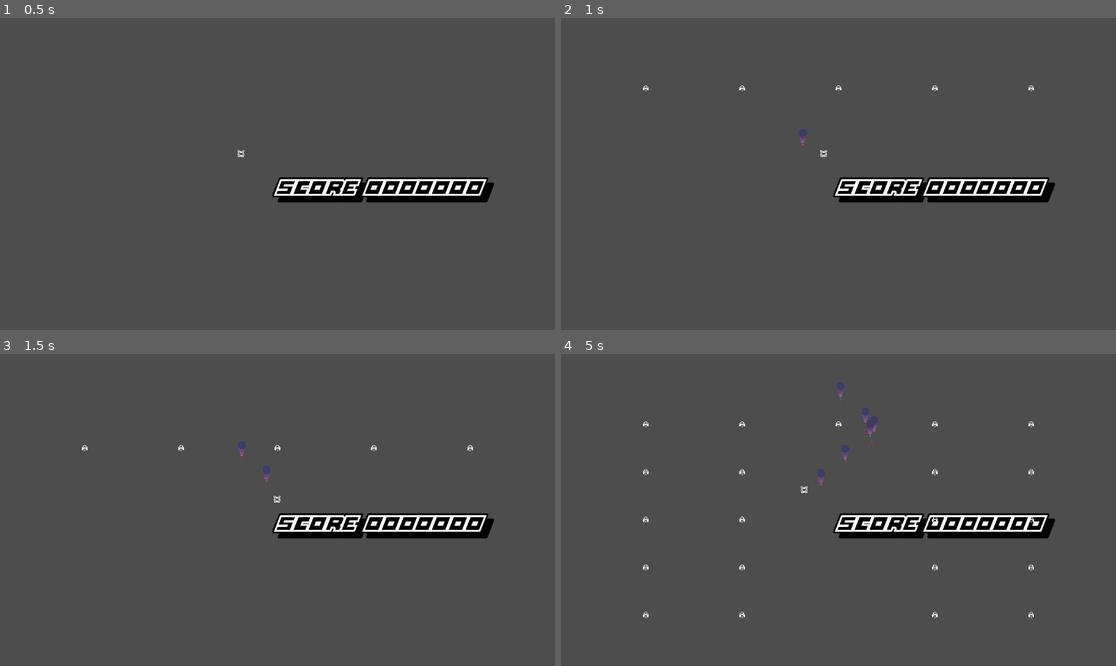
Above: before the commit, frames 1-4 (two rows, left to right).
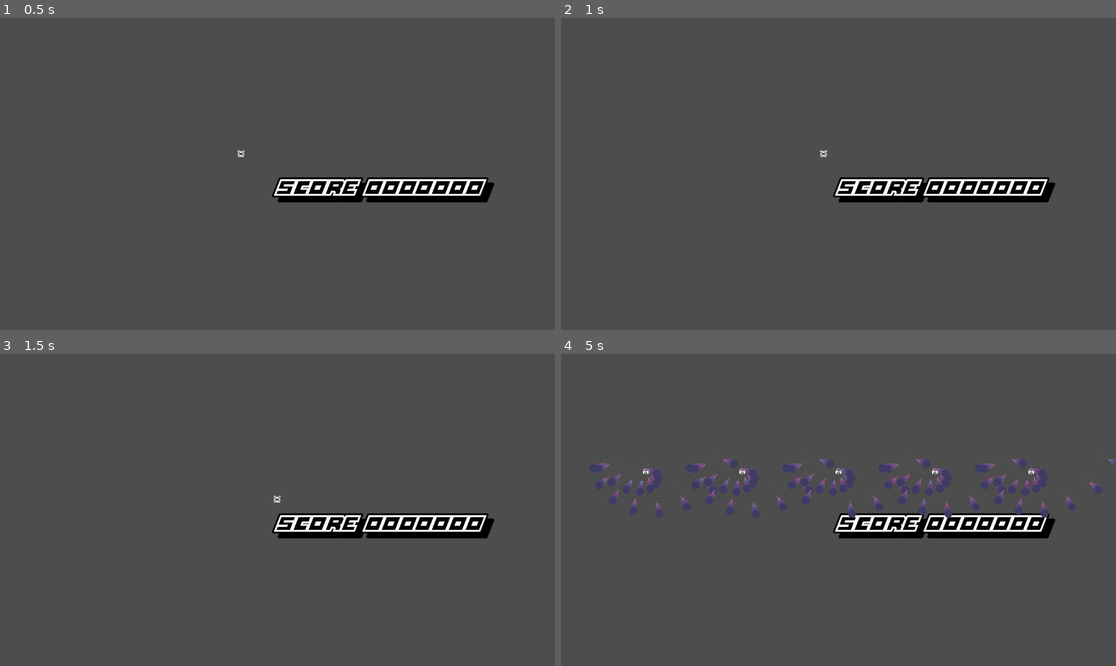
Above: after the commit, the same moments.

Repository: SuperGoon97/BulletJam6
Game: Godot game, scene res://Levels/level_test.tscn
Two runs of this game, one before a commit and one after it. Both use one fixed random seed, a clock stepped at 60 frames per second and the inputs below.
Inputs:
- Up to frame 1 (0.5 s): no input
- Up to frame 2 (1 s): tap Enter at 0.5 s; hold D (move_right) from 0.53 s (still down); hold Space (fire) from 0.53 s (still down)
- Up to frame 3 (1.5 s): release D (move_right) at 1.28 s; release Space (fire) at 1.28 s; hold S (move_down) from 1.28 s (still down); tap Space (fire) at 1.35 s
- Up to frame 4 (5 s): tap Space (fire) at 2, 2.85, 4.35 s; release S (move_down) at 2.03 s; hold D (move_right) 2.03-2.78 s; hold Space (fire) 2.03-2.78 s; hold W (move_up) 2.78-3.53 s; hold Space (fire) 3.53-4.28 s; hold A (move_left) from 3.53 s (still down)

Frame 1 is identical in both runs. In frame 2, less than 0.1% of the frame differs, in the area x 14-86%, y 21-43%; in frame 3, 0.1%; in frame 4, 1.9%, in the area x 6-100%, y 0-85%.

Commit message:
More stuff

Diff:
--- a/Globals/gv.gd
+++ b/Globals/gv.gd
@@ -7,6 +7,12 @@
 ally,
 }
 
+enum BPT {
+basic,
+shotgun,
+fountain
+}
+
 var game_manager :GameManager :
 	get:
 		return game_manager
--- /dev/null
+++ b/Nodes/Bullet Patterns/bullet_pattern.gd
@@ -0,0 +1,22 @@
+class_name BulletPattern extends GDScript
+
+var speed :float = 100.0
+var direction :Vector2 = Vector2(0.0 , 1.0)
+var time_between_shots :float = 0.0
+var angle_sequence :Array
+var number_of_shots :int
+
+func create_angle_squence(inital_angle , final_angle , number_of_shots , ping_pong = 1):
+	var temp_array :Array
+	var shots_per_pp :int = number_of_shots/ping_pong
+	for n in shots_per_pp:
+		temp_array.push_back(inital_angle + ((final_angle-inital_angle)/(shots_per_pp - 1))*n)
+		print (n)
+	for n in ping_pong:
+		if n%2 == 0:
+			angle_sequence.append_array(temp_array)
+		else:
+			var temp_array_2 :Array = temp_array
+			temp_array_2.reverse()
+			angle_sequence.append_array(temp_array_2)
+	print (angle_sequence)
--- /dev/null
+++ b/Nodes/Bullet Patterns/bullet_pattern_basic.gd
@@ -0,0 +1,8 @@
+class_name BulletPatternBasic extends BulletPattern
+
+func _init() -> void:
+	speed = 100
+	direction = Vector2(0.0 , 1.0)
+	time_between_shots = 0.0
+	number_of_shots = 1
+	create_angle_squence(0 , 0 , number_of_shots)
--- /dev/null
+++ b/Nodes/Bullet Patterns/bullet_pattern_fountain.gd
@@ -0,0 +1,8 @@
+class_name BulletPatternFountain extends BulletPattern
+
+func _init() -> void:
+	speed = 100
+	direction = Vector2(0.0 , 1.0)
+	time_between_shots = 0.1
+	number_of_shots = 16
+	create_angle_squence(-3*PI/8 , 3*PI/8 , number_of_shots , 2)
--- /dev/null
+++ b/Nodes/Bullet Patterns/bullet_pattern_node.gd
@@ -0,0 +1,16 @@
+class_name BulletPatternNode extends Node
+
+@export var bullet_pattern_type :Gv.BPT
+var bullet_pattern :GDScript
+
+func _ready() -> void:
+	update_bullet_pattern()
+
+func update_bullet_pattern():
+	match bullet_pattern_type:
+		Gv.BPT.basic:
+			bullet_pattern = BulletPatternBasic.new()
+		Gv.BPT.shotgun:
+			bullet_pattern = BulletPatternShotgun.new()
+		Gv.BPT.fountain:
+			bullet_pattern = BulletPatternFountain.new()
--- /dev/null
+++ b/Nodes/Bullet Patterns/bullet_pattern_node.tscn
@@ -0,0 +1,6 @@
+[gd_scene load_steps=2 format=3 uid="uid://cwt3q0k5oqiej"]
+
+[ext_resource type="Script" uid="uid://crc4elm4ufayc" path="res://Nodes/Bullet Patterns/bullet_pattern_node.gd" id="1_1qy1y"]
+
+[node name="bullet_pattern" type="Node"]
+script = ExtResource("1_1qy1y")
--- /dev/null
+++ b/Nodes/Bullet Patterns/bullet_pattern_shotgun.gd
@@ -0,0 +1,8 @@
+class_name BulletPatternShotgun extends BulletPattern
+
+func _init() -> void:
+	speed = 80
+	direction = Vector2(0.0 , 1.0)
+	time_between_shots = 0.0
+	number_of_shots = 3
+	create_angle_squence(-PI/4 , PI/4 , number_of_shots)
--- a/Nodes/Bullets/bullet.gd
+++ b/Nodes/Bullets/bullet.gd
@@ -14,7 +14,8 @@
 
 func _on_bullet_hitbox_area_entered(area: Area2D) -> void:
 	var node:Node2D = area.get_parent()
-	node.queue_free()
+	node.destroy()
+	destroy()
 	print(node.name)
 
 
@@ -29,3 +30,6 @@
 func destroy_bullet_slow():
 	await get_tree().create_timer(0.5).timeout
 	queue_free()
+
+func destroy():
+	queue_free()
--- a/Nodes/Enemies/enemy.gd
+++ b/Nodes/Enemies/enemy.gd
@@ -19,9 +19,12 @@
 
 func _on_enemy_onscreen_screen_exited() -> void:
 	if active:
-		destroy_enemy_slow()
+		destroy_enemy_offscreen()
 
-func destroy_enemy_slow():
+func destroy_enemy_offscreen():
 	await get_tree().create_timer(0.5).timeout
+	queue_free()
+
+func destroy():
 	destroyed_by_player.emit(score_value)
 	queue_free()
--- /dev/null
+++ b/Nodes/Enemies/enemy_dumb_fire.gd
@@ -0,0 +1,18 @@
+class_name EnemyDumbFire extends Enemy
+
+@onready var bullet_spawner: BulletSpawner = $bullet_spawner
+@onready var shooting_timer: Timer = $shooting_timer
+@onready var bullet_pattern_node: BulletPatternNode = $bullet_pattern_node
+@onready var bullet_pattern :BulletPattern = bullet_pattern_node.bullet_pattern
+
+func _ready() -> void:
+	shooting_timer.start(3)
+	shoot()
+
+func shoot():
+	for n in bullet_pattern.number_of_shots:
+		bullet_spawner.spawn_bullet(bullet_pattern.speed , Gv.team.enemy , bullet_pattern.direction , bullet_pattern.angle_sequence[n])
+		await get_tree().create_timer(bullet_pattern.time_between_shots).timeout
+
+func _on_shooting_timer_timeout() -> void:
+	shoot()
--- /dev/null
+++ b/Nodes/Enemies/enemy_dumb_fire.tscn
@@ -0,0 +1,20 @@
+[gd_scene load_steps=5 format=3 uid="uid://cly3pdgatmiw2"]
+
+[ext_resource type="PackedScene" uid="uid://cr0jqavpandfy" path="res://Nodes/Enemies/enemy.tscn" id="1_uus8m"]
+[ext_resource type="Script" uid="uid://cqer56dspv1q6" path="res://Nodes/Enemies/enemy_dumb_fire.gd" id="2_gbajs"]
+[ext_resource type="PackedScene" uid="uid://dvgiyukkhh0d5" path="res://Nodes/Spawners/bullet_spawner.tscn" id="3_cl5qq"]
+[ext_resource type="PackedScene" uid="uid://cwt3q0k5oqiej" path="res://Nodes/Bullet Patterns/bullet_pattern_node.tscn" id="4_lhdry"]
+
+[node name="enemy" instance=ExtResource("1_uus8m")]
+script = ExtResource("2_gbajs")
+speed = 50.0
+
+[node name="bullet_spawner" parent="." index="3" instance=ExtResource("3_cl5qq")]
+position = Vector2(0, 7)
+
+[node name="bullet_pattern_node" parent="." index="4" instance=ExtResource("4_lhdry")]
+bullet_pattern_type = 2
+
+[node name="shooting_timer" type="Timer" parent="." index="5"]
+
+[connection signal="timeout" from="shooting_timer" to="." method="_on_shooting_timer_timeout"]
--- a/Nodes/Mangers/wave_manager.gd
+++ b/Nodes/Mangers/wave_manager.gd
@@ -3,6 +3,7 @@
 signal enemy_created(enemy:Enemy)
 
 const ENEMY = preload("res://Nodes/Enemies/enemy.tscn")
+const ENEMY_DUMB_FIRE = preload("res://Nodes/Enemies/enemy_dumb_fire.tscn")
 
 @onready var enemy_spawner_1: EnemySpawner = $enemy_spawner1
 @onready var enemy_spawner_2: EnemySpawner = $enemy_spawner2
@@ -15,7 +16,7 @@
 	is_ready.emit("wave_manager")
 
 func spawn_at(location:int):
-	var new_enemy :Enemy = ENEMY.instantiate()
+	var new_enemy :Enemy = ENEMY_DUMB_FIRE.instantiate()
 	spawner_array[location].add_child(new_enemy)
 	new_enemy.global_position = spawner_array[location].global_position
 	enemy_created.emit(new_enemy)
--- a/Nodes/Mangers/wave_manager.tscn
+++ b/Nodes/Mangers/wave_manager.tscn
@@ -23,6 +23,7 @@
 position = Vector2(400, -180)
 
 [node name="spawn_timer" type="Timer" parent="."]
+wait_time = 3.0
 autostart = true
 
 [connection signal="timeout" from="spawn_timer" to="." method="_on_spawn_timer_timeout"]
--- a/Nodes/Player/player.gd
+++ b/Nodes/Player/player.gd
@@ -27,7 +27,7 @@
 	pass
 
 func shoot():
-	bullet_spawner.spawn_bullet(-PI/2 , 100 , Gv.team.ally)
+	#bullet_spawner.spawn_bullet(-PI/2 , speed + 100 , Gv.team.ally)
 	pass
 
 func start_shooting():
@@ -45,3 +45,6 @@
 		shoot()
 	else:
 		shooting_timer.stop()
+
+func destroy():
+	queue_free()
--- a/Nodes/Spawners/bullet_spawner.gd
+++ b/Nodes/Spawners/bullet_spawner.gd
@@ -5,8 +5,9 @@
 func _ready() -> void:
 	pass
 
-func spawn_bullet(angle:float , speed:float , team:Gv.team):
+func spawn_bullet(speed:float , team:Gv.team , direction :Vector2 , angle:float = 0.0):
 	var new_bullet:BulletBase = BULLET.instantiate()
+	new_bullet.direction = direction
 	new_bullet.direction = new_bullet.direction.rotated(angle)
 	new_bullet.speed = speed
 	new_bullet.global_position = global_position
Not shown, added: Nodes/Bullet Patterns/bullet_pattern.gd.uid
Not shown, added: Nodes/Bullet Patterns/bullet_pattern_basic.gd.uid
Not shown, added: Nodes/Bullet Patterns/bullet_pattern_fountain.gd.uid
Not shown, added: Nodes/Bullet Patterns/bullet_pattern_node.gd.uid
Not shown, added: Nodes/Bullet Patterns/bullet_pattern_shotgun.gd.uid
Not shown, added: Nodes/Enemies/enemy_dumb_fire.gd.uid
